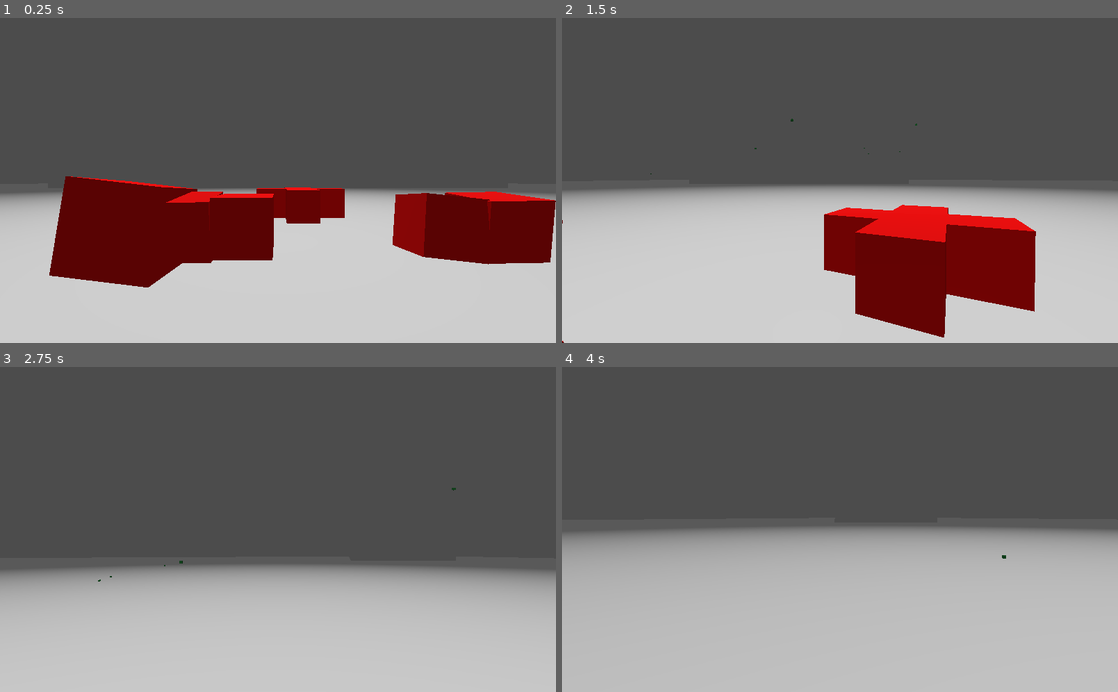
Above: before the commit, frames 1-4 (two rows, left to right).
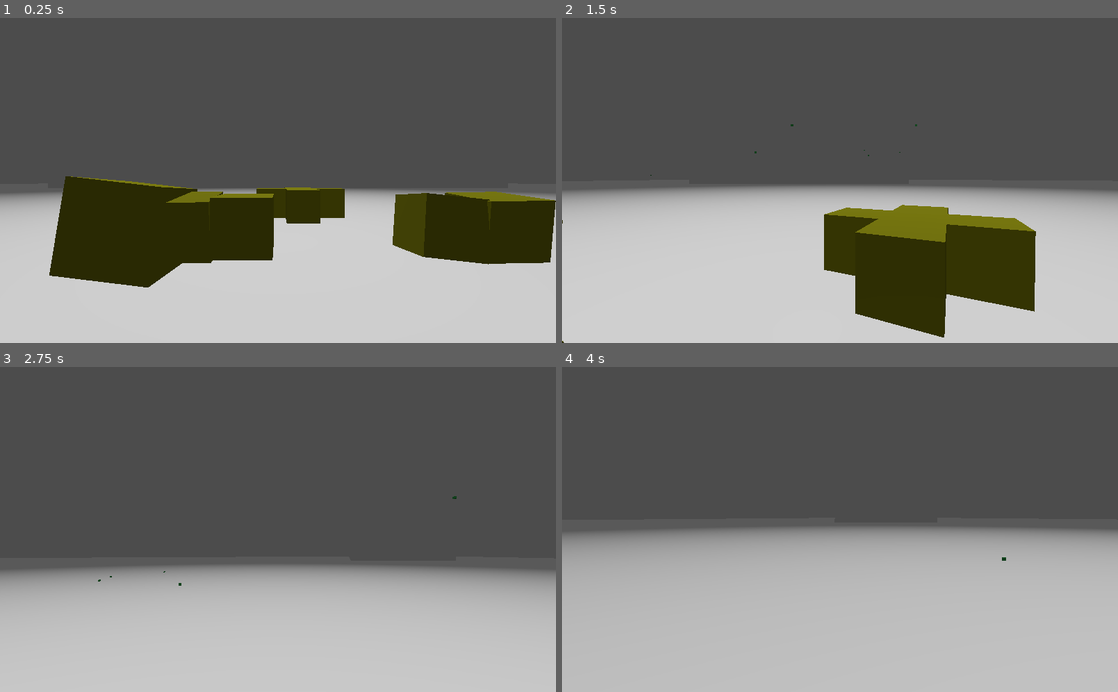
Above: after the commit, the same moments.

Repository: Dunkhan/DarwinsGarden
Game: Godot game, scene res://World.tscn
Same seed, same stepped clock (60 frames per second), same inputs: the game is played once before the commit and once after it.
Inputs (mouse positions are in pixels of both pictures, inside the frame that each line leads up to):
- Up to frame 1 (0.25 s): no input
- Up to frame 2 (1.5 s): move the mouse to (867, 180) at 0.52 s; hold Up (ui_up) from 0.53 s (still down); click (867, 180) at 0.67 s; move the mouse to (812, 180) at 1.27 s
- Up to frame 3 (2.75 s): keep holding Up (ui_up); move the mouse to (289, 523) at 2.02 s
- Up to frame 4 (4 s): keep holding Up (ui_up); move the mouse to (834, 536) at 2.77 s; click (834, 536) at 2.92 s; move the mouse to (878, 532) at 3.52 s

The runs differ from the first frame. In frame 1, 18% of the frame differs, in the area x 8-100%, y 48-83%; in frame 2, 11%; in frame 3, less than 0.1%; in frame 4, less than 0.1%.

Commit message:
More tweaks and a fix for an out of bounds exception

Diff:
--- a/Creature/Creature.gd
+++ b/Creature/Creature.gd
@@ -49,7 +49,7 @@
 		die()
 
 func process_color():
-	var color_mod = clamp(nutrition/20, 0, 1)
+	var color_mod = clamp(nutrition/20.0, 0, 1)
 	part.set_color(Color(1 - color_mod, color_mod, 0))
 
 func procreate():
--- a/Genetics/Genetics.gd
+++ b/Genetics/Genetics.gd
@@ -49,13 +49,13 @@
 	var result = genome
 	while randf()<=mutation_rate:
 		var type = randf()
-		if(type <= 0.2):
+		if(type <= 0.4):
+			result = bit_flip_mutation(result)
+		elif(type <= 0.55):
 			result = sequence_move_mutation(result)
-		elif(type <= 0.4):
+		elif(type <= 0.7):
 			result = piece_switch_mutation(result)
-		elif(type <= 0.6):
-			result = bit_flip_mutation(result)
-		elif(type <= 0.8):
+		elif(type <= 0.85):
 			result = sequence_delete_mutation(result)
 		else:
 			result = sequence_duplicate_mutation(result)
@@ -96,8 +96,10 @@
 	if not len(_genome) > 1:
 		return
 	var start = randi()%(len(_genome)-1)
+	if(start == len(_genome)-1):
+		return
 	var length = min(randi()%10, len(_genome)-1-start)
-	if(length > 0 && length < len(_genome)):
+	if(length > 0 && length < len(_genome)-1):
 		var insert = randi() % (len(_genome) -1 - length)
 		var sequence = _genome.subarray(start, start+length)
 		var before = _genome.subarray(0, start)
--- a/TestScript.gd
+++ b/TestScript.gd
@@ -3,7 +3,7 @@
 onready var Creature = preload("res://Creature/Creature.tscn")
 onready var Food = preload("Food.tscn")
 
-var food_frequency = 6
+var food_frequency = 7
 var food_counter = 0
 var food_queue : Array = Array()
 var scarcity_counter = 0
@@ -78,7 +78,7 @@
 		return
 	food_counter = 0
 	create_food(Vector3(randf()*200-100, 10, randf()*200-100))
-	if randf()*8000 > scarcity_counter:
+	if randf()*10000 > scarcity_counter:
 		create_food(Vector3(randf()*50-25, 10, randf()*50-25))
 		scarcity_counter += 1
 
